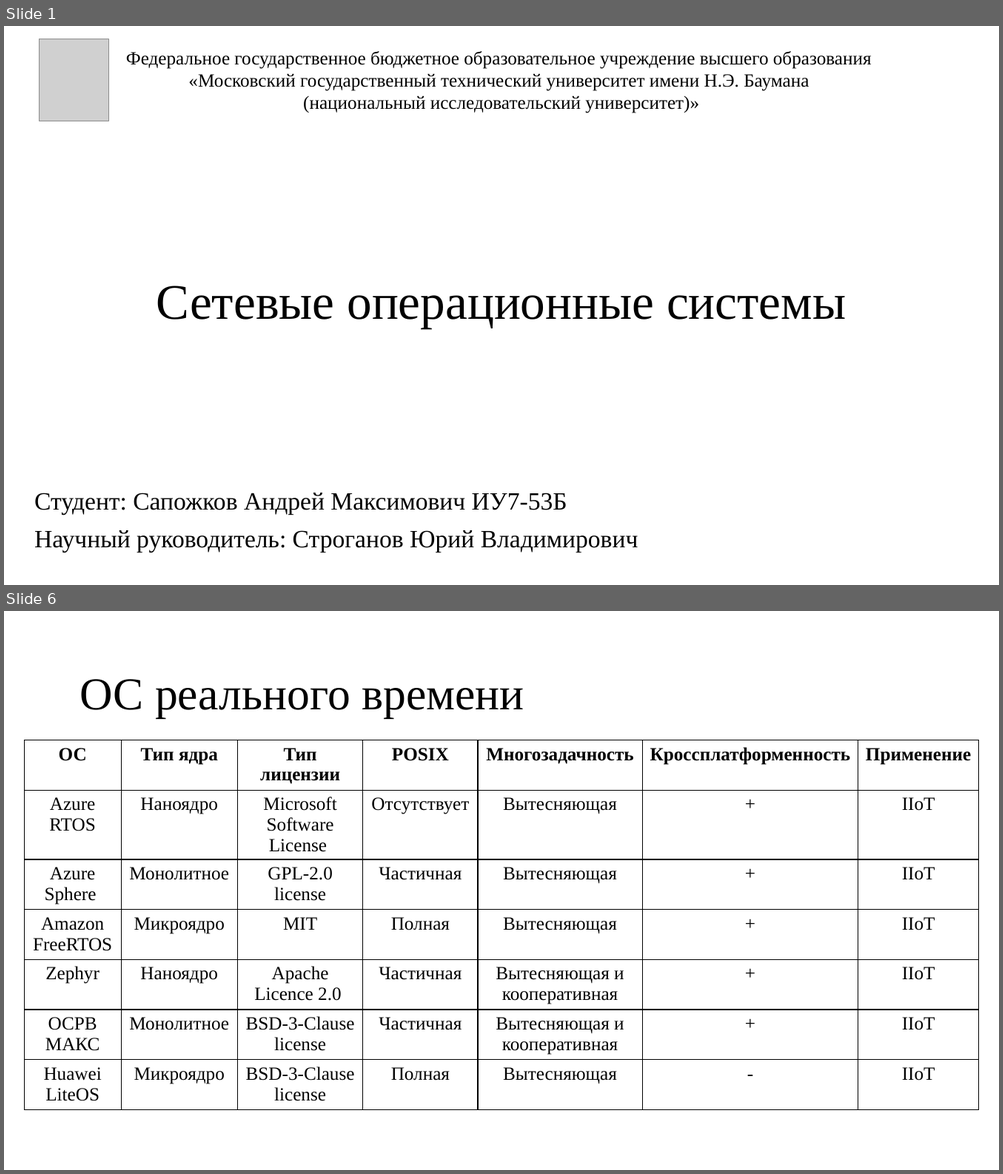
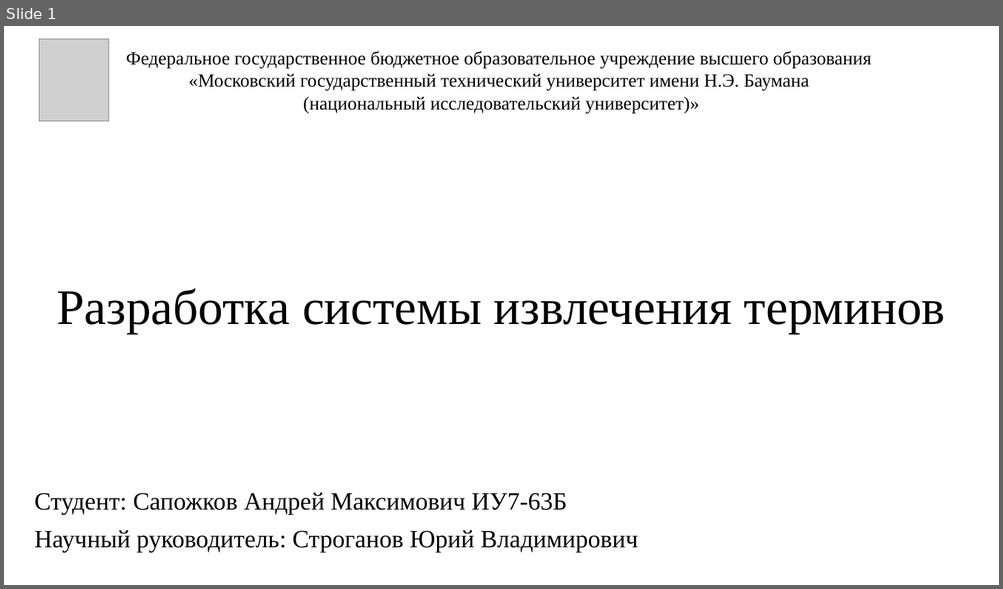
Before and after one commit to Inspirate789/Thermy-backend, a slide deck: docs/presentation/databases/presentation.pptx. Shown one above the other, each under a label of ours: slides 1 and 6 before the commit, slide 1 after it; the slides between them are not shown. The pictures are 1003x1174 and 1003x589 pixels, drawn with LibreOffice and Linux fonts; fonts in the diff are those of the drawing; grey boxes stand for pictures. Boxes give left, top, right and bottom in pixels: in the first picture for what was removed or moved away, otherwise in the second. Text is boxed around its words. In the diff, an @@ line names an element or a change of style, - is before the commit and + after.

```diff
--- a/docs/presentation/databases/presentation.pptx
+++ b/docs/presentation/databases/presentation.pptx
@@ slide 6 removed at <box>4,611,999,1170</box>, background #FFFFFF @@
@@ title removed at <box>79,679,523,718</box> @@
-ОС реального времени
@@ table removed at <box>24,740,979,1128</box>, 7 rows, 7 columns @@
-ОС | Тип ядра | Тип лицензии | POSIX | Многозадачность | Кроссплатформенность | Применение
-Azure RTOS | Наноядро | Microsoft Software License | Отсутствует | Вытесняющая | + | IIoT
-Azure Sphere | Монолитное | GPL-2.0 license | Частичная | Вытесняющая | + | IIoT
-Amazon FreeRTOS | Микроядро | MIT | Полная | Вытесняющая | + | IIoT
-Zephyr | Наноядро | Apache Licence 2.0 | Частичная | Вытесняющая и кооперативная | + | IIoT
-ОСРВ МАКС | Монолитное | BSD-3-Clause license | Частичная | Вытесняющая и кооперативная | + | IIoT
-Huawei LiteOS | Микроядро | BSD-3-Clause license | Полная | Вытесняющая | - | IIoT
@@ slide 1 changed as well @@
@@ title at <box>57,289,945,334</box>: text changed @@
-Сетевые операционные системы
+Разработка системы извлечения терминов
@@ subtitle at <box>34,493,567,515</box>: text changed @@
-Студент: Сапожков Андрей Максимович ИУ7-53Б
+Студент: Сапожков Андрей Максимович ИУ7-63Б
```
Also in this commit, not shown: 12 slides added, 7 other slides removed, 4 other files.
